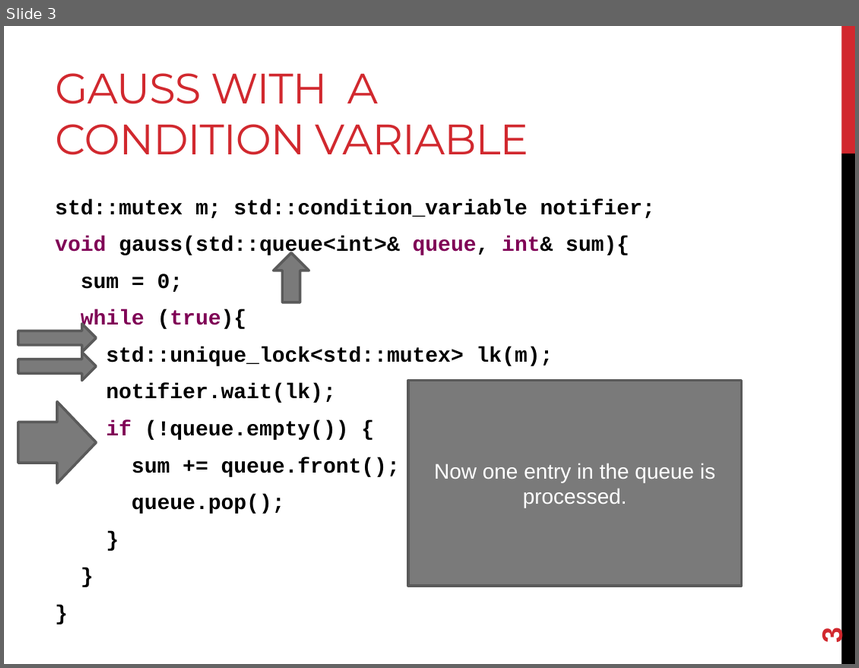
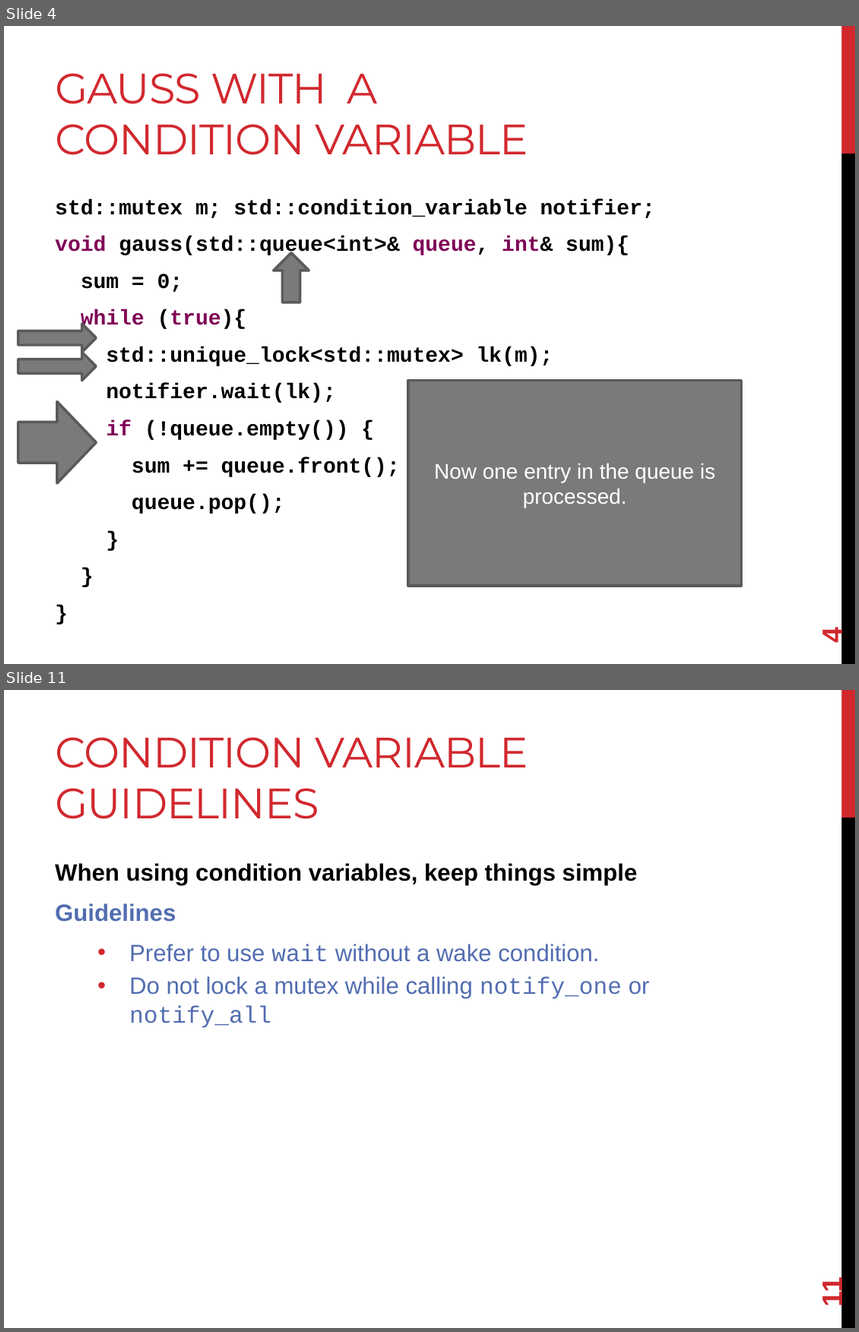
Before and after one commit to joshpeterson/DevelopingConcurrentSoftware, a slide deck: Lectures/Asynchronous Operations/Asynchronous Operations.pptx. Shown one above the other, each under a label of ours: slide 3 before the commit, slides 4 and 11 after it; the slides between them are not shown. The pictures are 859x668 and 859x1332 pixels, drawn with LibreOffice and Linux fonts; fonts in the diff are those of the drawing. Boxes give left, top, right and bottom in pixels: in the first picture for what was removed or moved away, otherwise in the second. Text is boxed around its words. In the diff, an @@ line names an element or a change of style, - is before the commit and + after.

```diff
--- a/Lectures/Asynchronous Operations/Asynchronous Operations.pptx
+++ b/Lectures/Asynchronous Operations/Asynchronous Operations.pptx
@@ slide 11 added at [4, 690, 855, 1328], background #FFFFFF; not listed: 2 template elements that a slide beside it also shows @@
@@ title added at [55, 737, 528, 819], 36 pt, text #D1282E @@
+CONDITION VARIABLE GUIDELINES
@@ text added at [55, 863, 650, 1028], 20 pt, text #526DB0 @@
+When using condition variables, keep things simple
+Guidelines
+  • Prefer to use wait without a wake condition.
+  • Do not lock a mutex while calling notify_one or notify_all
@@ page number added at [816, 1280, 848, 1306], 24 pt, text #D1282E, bold @@
+11
@@ what was slide 3 is now slide 4 @@
@@ page number at [816, 629, 848, 644]: text changed @@
-3
+4
```
Also in this commit, not shown: 4 slides changed, 7 other slides added, 4 other files.
